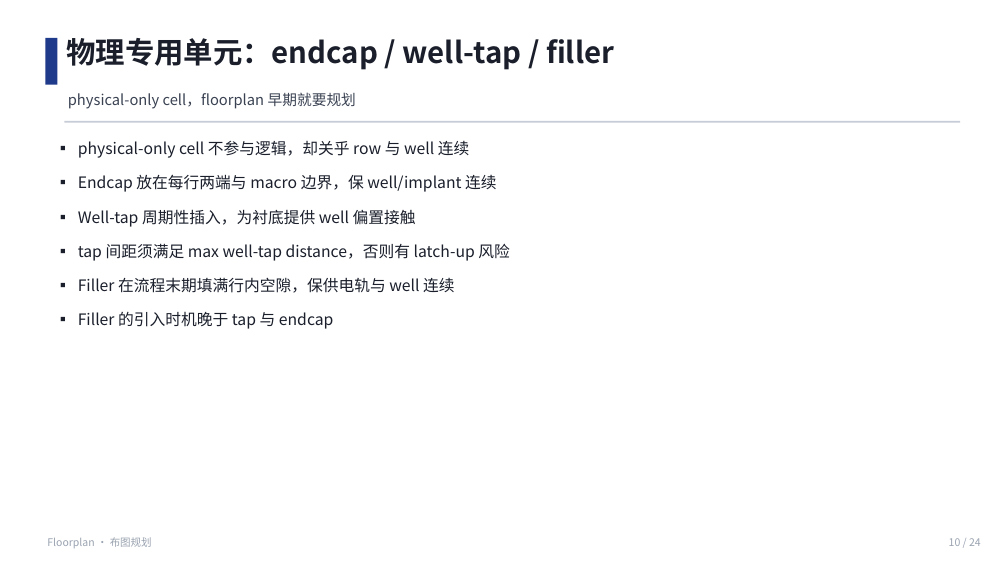
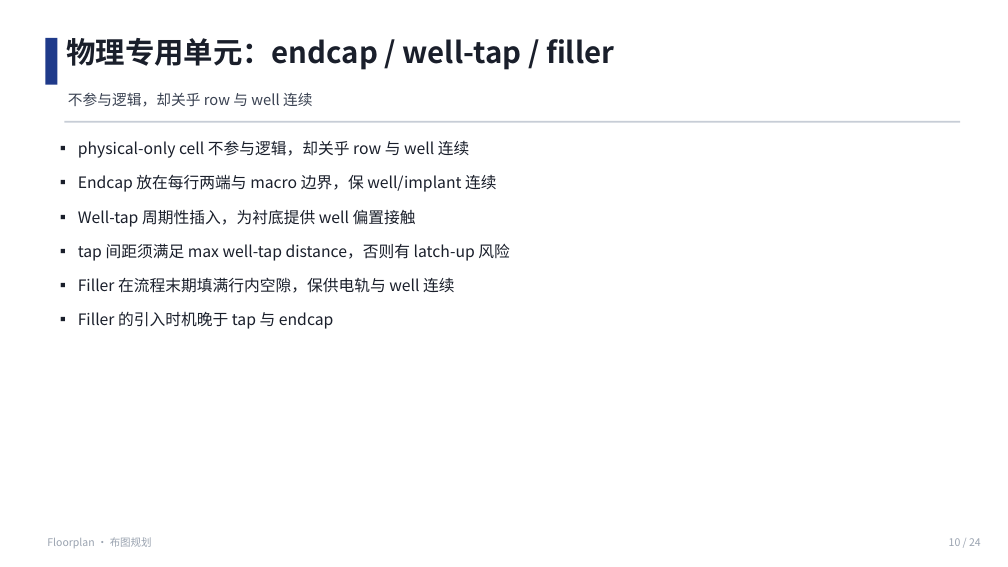
Before and after one commit to JinChengZ18/IC_Learning_Material, a slide deck: slide 10 of IC_Backend_Notes/slides/05_Floorplan.pptx. Drawn at 1008x567 pixels with LibreOffice and Linux fonts; fonts in the diff are those of the drawing. Boxes give left, top, right and bottom in pixels: in the first picture for what was removed or moved away, otherwise in the second. Text is boxed around its words. In the diff, an @@ line names an element or a change of style, - is before the commit and + after.

```diff
--- a/IC_Backend_Notes/slides/05_Floorplan.pptx
+++ b/IC_Backend_Notes/slides/05_Floorplan.pptx
@@ text at (68,92,312,107): text changed @@
-physical-only cell，floorplan 早期就要规划
+不参与逻辑，却关乎 row 与 well 连续
```
Also in this commit, not shown: 15 other slides changed, 54 other files.
